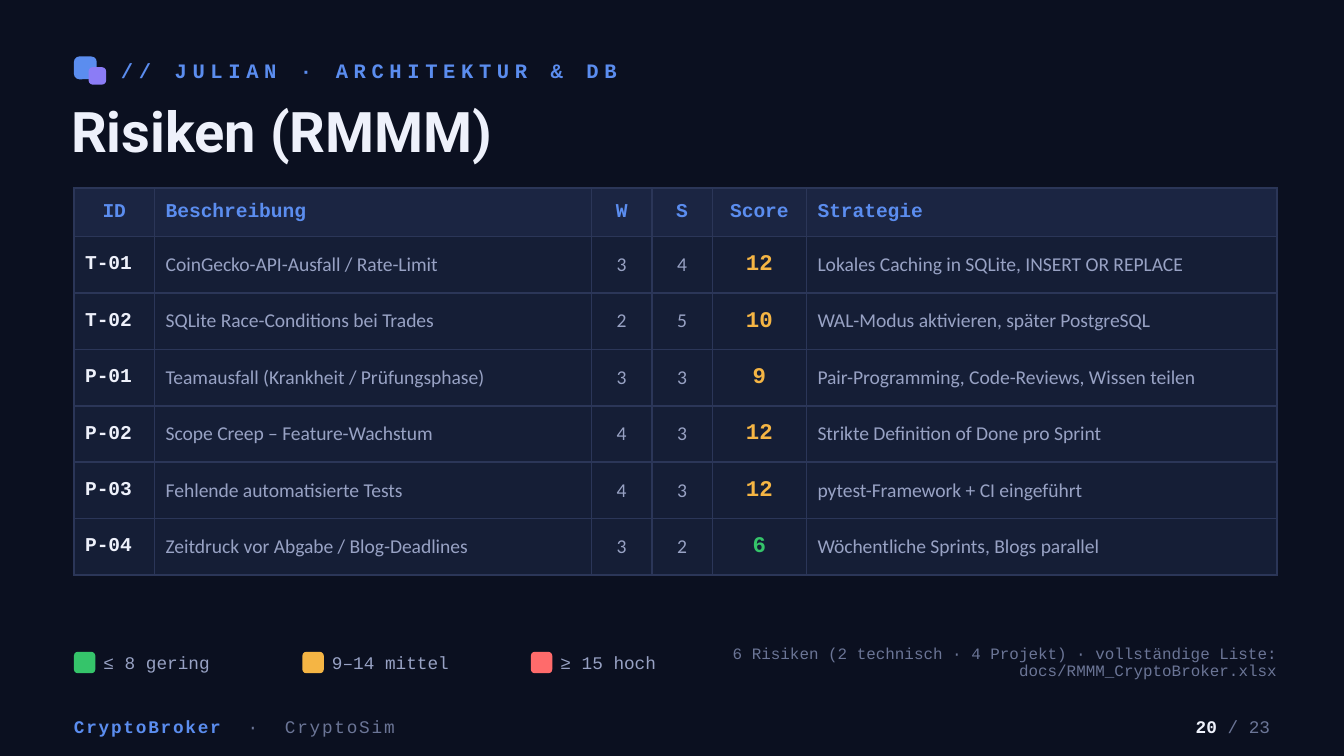
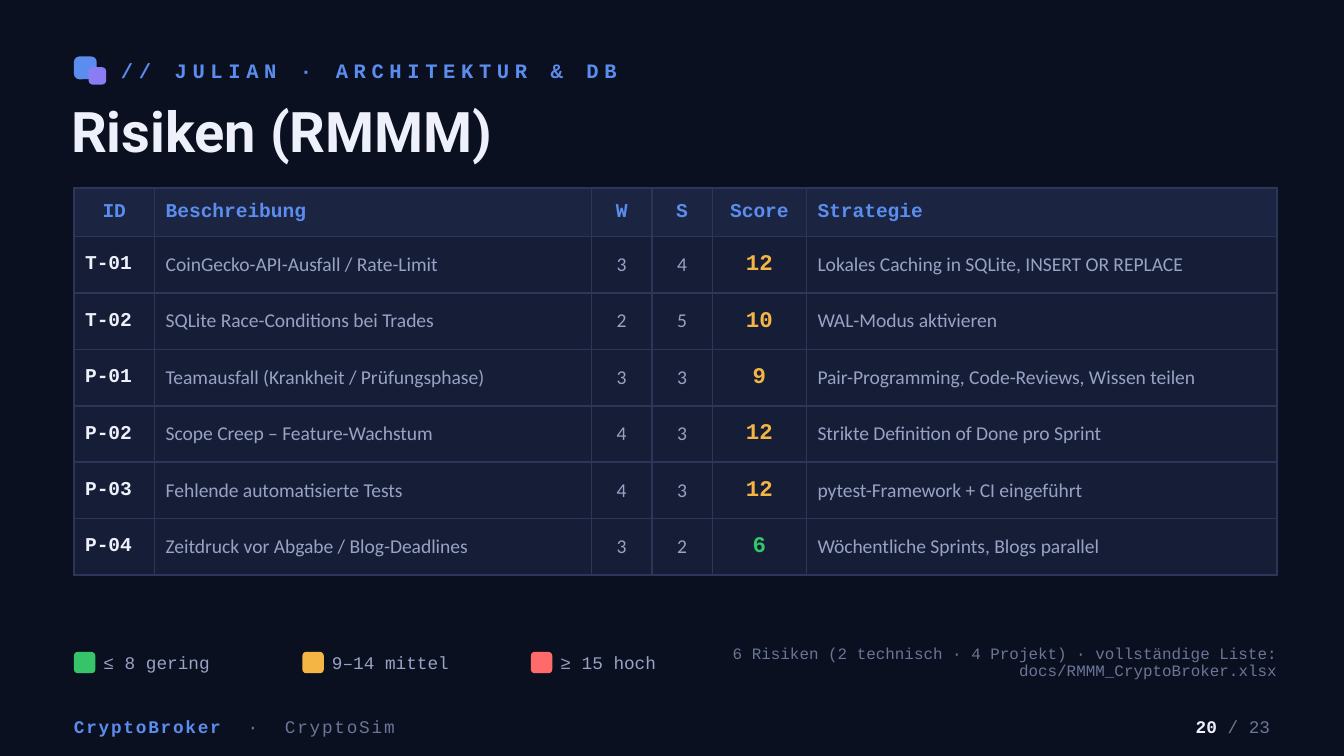
Before and after one commit to Lucas-Klein1/CryptoBroker, a slide deck: slide 20 of Abschlusspraesentation/CryptoBroker_Abschlusspraesentation (2).pptx. Drawn at 1344x756 pixels with LibreOffice and Linux fonts; fonts in the diff are those of the drawing. Boxes give left, top, right and bottom in pixels: in the first picture for what was removed or moved away, otherwise in the second. Text is boxed around its words. In the diff, an @@ line names an element or a change of style, - is before the commit and + after.

```diff
--- a/Abschlusspraesentation/CryptoBroker_Abschlusspraesentation (2).pptx
+++ b/Abschlusspraesentation/CryptoBroker_Abschlusspraesentation (2).pptx
@@ table at (74, 188, 1277, 575) @@
-row 3, column 6: WAL-Modus aktivieren, später PostgreSQL
+row 3, column 6: WAL-Modus aktivieren
```
Also in this commit, not shown: 6 other slides changed, 1 other file.
